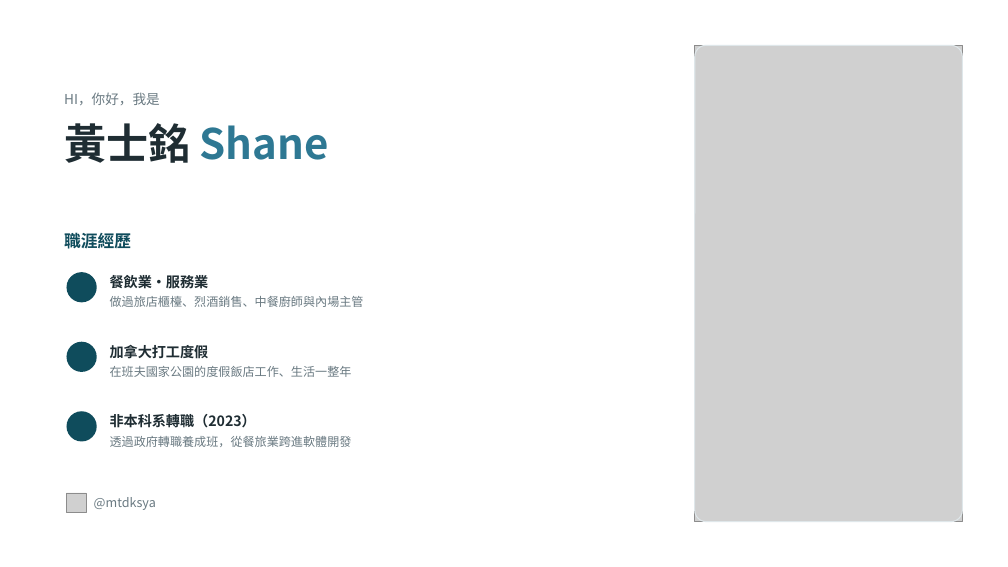
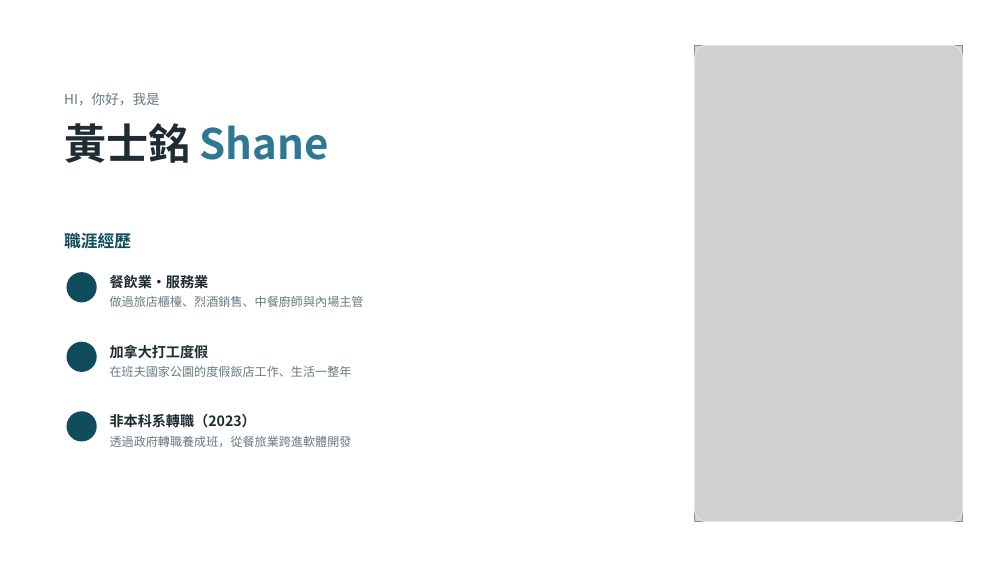
Before and after one commit to Shane360129/ShaneInfo, a slide deck: slide 1 of assets/docs/shane-self-intro.pptx. Drawn at 1008x567 pixels with LibreOffice and Linux fonts; fonts in the diff are those of the drawing; grey boxes stand for pictures; background and template pictures are left out. Boxes give left, top, right and bottom in pixels: in the first picture for what was removed or moved away, otherwise in the second. Text is boxed around its words. In the diff, an @@ line names an element or a change of style, - is before the commit and + after.

```diff
--- a/assets/docs/shane-self-intro.pptx
+++ b/assets/docs/shane-self-intro.pptx
@@ picture removed at box(67, 493, 86, 513) @@
@@ text removed at box(94, 497, 156, 510) @@
-@mtdksya
```
Also in this commit, not shown: 1 other slide changed.
